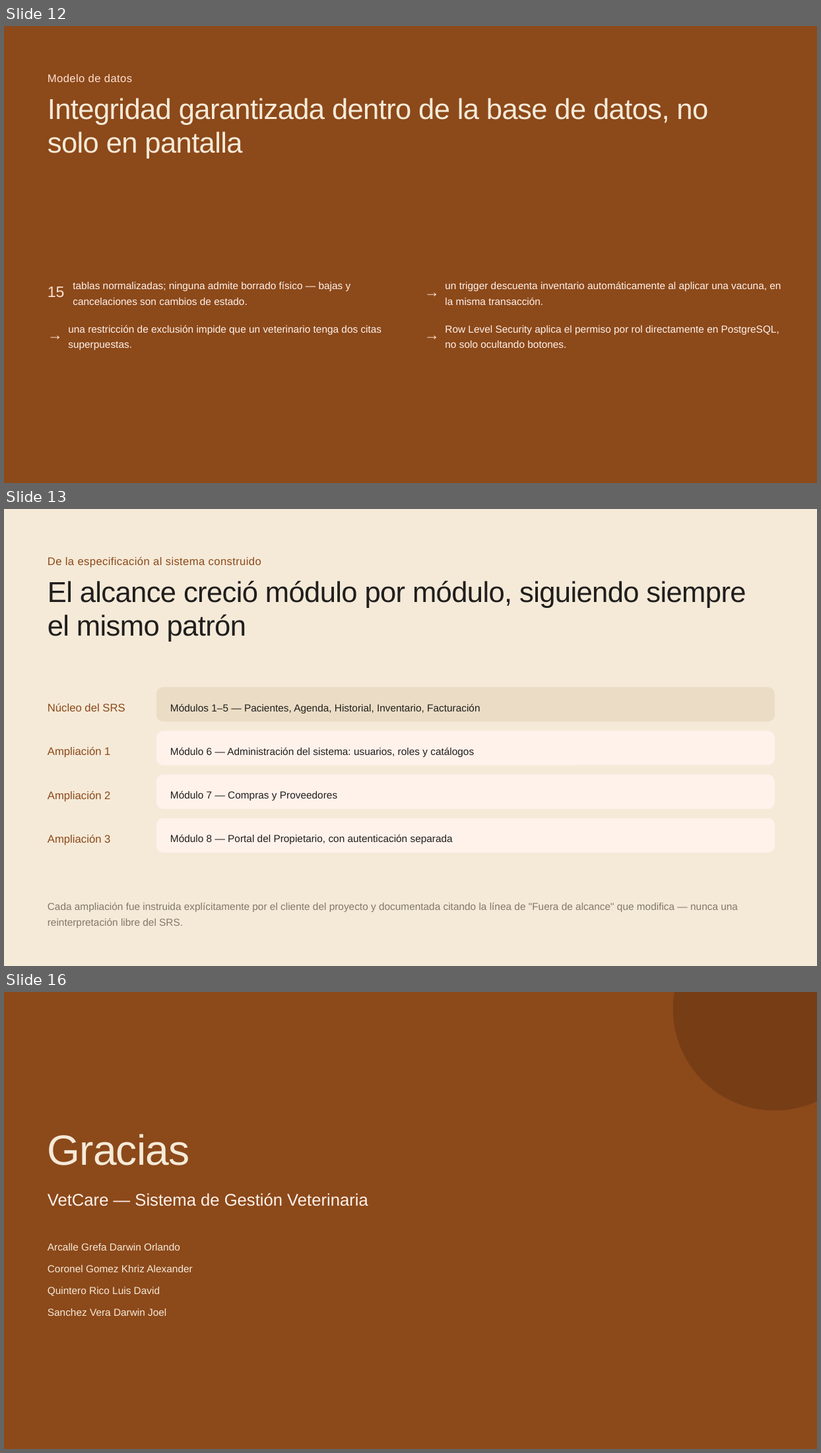
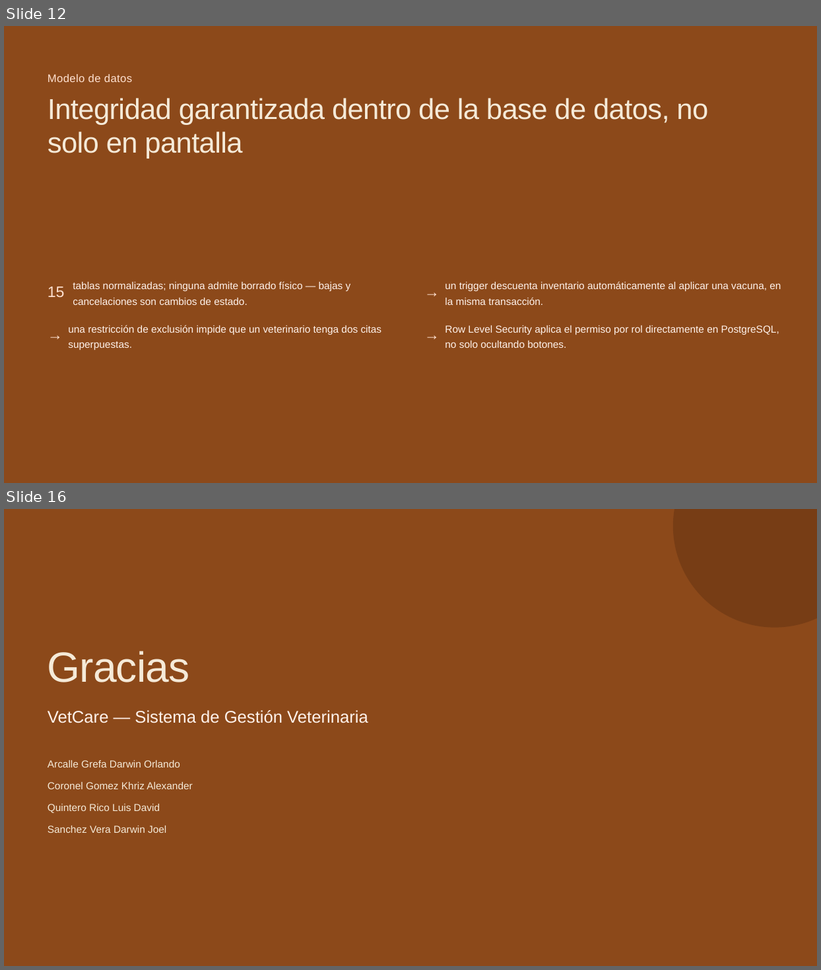
Before and after one commit to DarwinDevCode/Proyect-VetCare, a slide deck: Proyecto_VetCare__Desarrollo_y_metodolog_a.pptx. Shown one above the other, each under a label of ours: slides 12, 13 and 16 before the commit, slides 12 and 16 after it; the slides between them are not shown. The pictures are 821x1453 and 821x970 pixels, drawn with LibreOffice and Linux fonts; fonts in the diff are those of the drawing. Boxes give left, top, right and bottom in pixels: in the first picture for what was removed or moved away, otherwise in the second. Text is boxed around its words. In the diff, an @@ line names an element or a change of style, - is before the commit and + after.

```diff
--- a/Proyecto_VetCare__Desarrollo_y_metodolog_a.pptx
+++ b/Proyecto_VetCare__Desarrollo_y_metodolog_a.pptx
@@ slide 13 removed at bbox=[4, 509, 817, 966], background #F5EAD8 @@
@@ text removed at bbox=[48, 557, 261, 568] @@
-De la especificación al sistema construido
@@ text removed at bbox=[48, 581, 746, 642] @@
-El alcance creció módulo por módulo, siguiendo siempre el mismo patrón
@@ text removed at bbox=[48, 703, 125, 712] @@
-Núcleo del SRS
@@ rounded rectangle removed at bbox=[156, 687, 775, 722] @@
@@ text removed at bbox=[170, 704, 480, 714] @@
-Módulos 1–5 — Pacientes, Agenda, Historial, Inventario, Facturación
@@ rounded rectangle removed at bbox=[156, 731, 775, 766] @@
@@ text removed at bbox=[48, 747, 110, 758] @@
-Ampliación 1
@@ text removed at bbox=[170, 747, 474, 757] @@
-Módulo 6 — Administración del sistema: usuarios, roles y catálogos
@@ rounded rectangle removed at bbox=[156, 775, 775, 809] @@
@@ text removed at bbox=[48, 791, 110, 802] @@
-Ampliación 2
@@ text removed at bbox=[170, 791, 337, 801] @@
-Módulo 7 — Compras y Proveedores
@@ rounded rectangle removed at bbox=[156, 819, 775, 853] @@
@@ text removed at bbox=[48, 834, 110, 846] @@
-Ampliación 3
@@ text removed at bbox=[170, 834, 453, 845] @@
-Módulo 8 — Portal del Propietario, con autenticación separada
@@ text removed at bbox=[48, 903, 738, 928] @@
-Cada ampliación fue instruida explícitamente por el cliente del proyecto y documentada citando la línea de "Fuera de alcance" que modifica — nunca una reinterpretación libre del SRS.
```
Also in this commit, not shown: 10 slides changed, 1 slide added, 2 other files.
